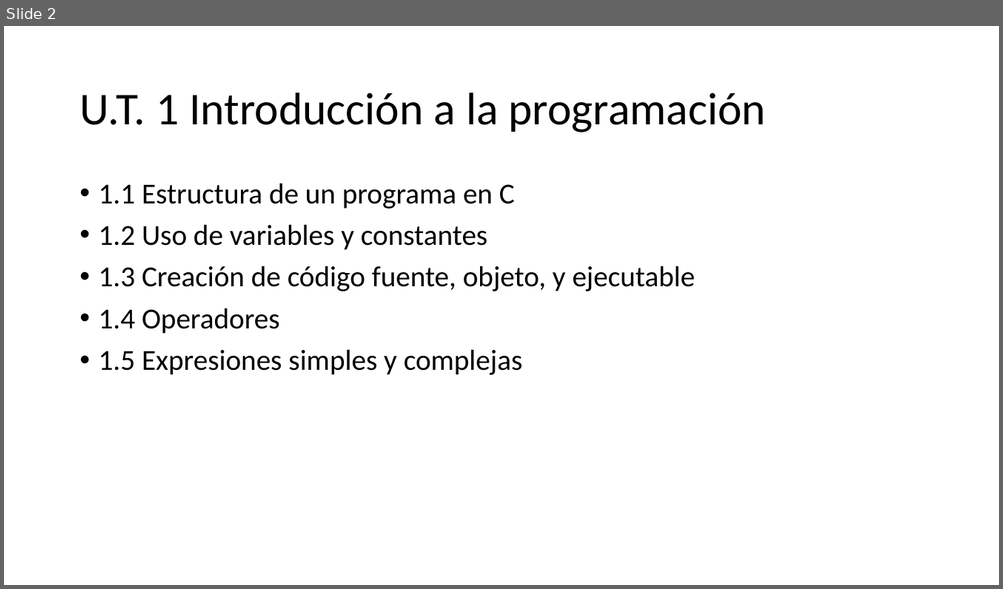
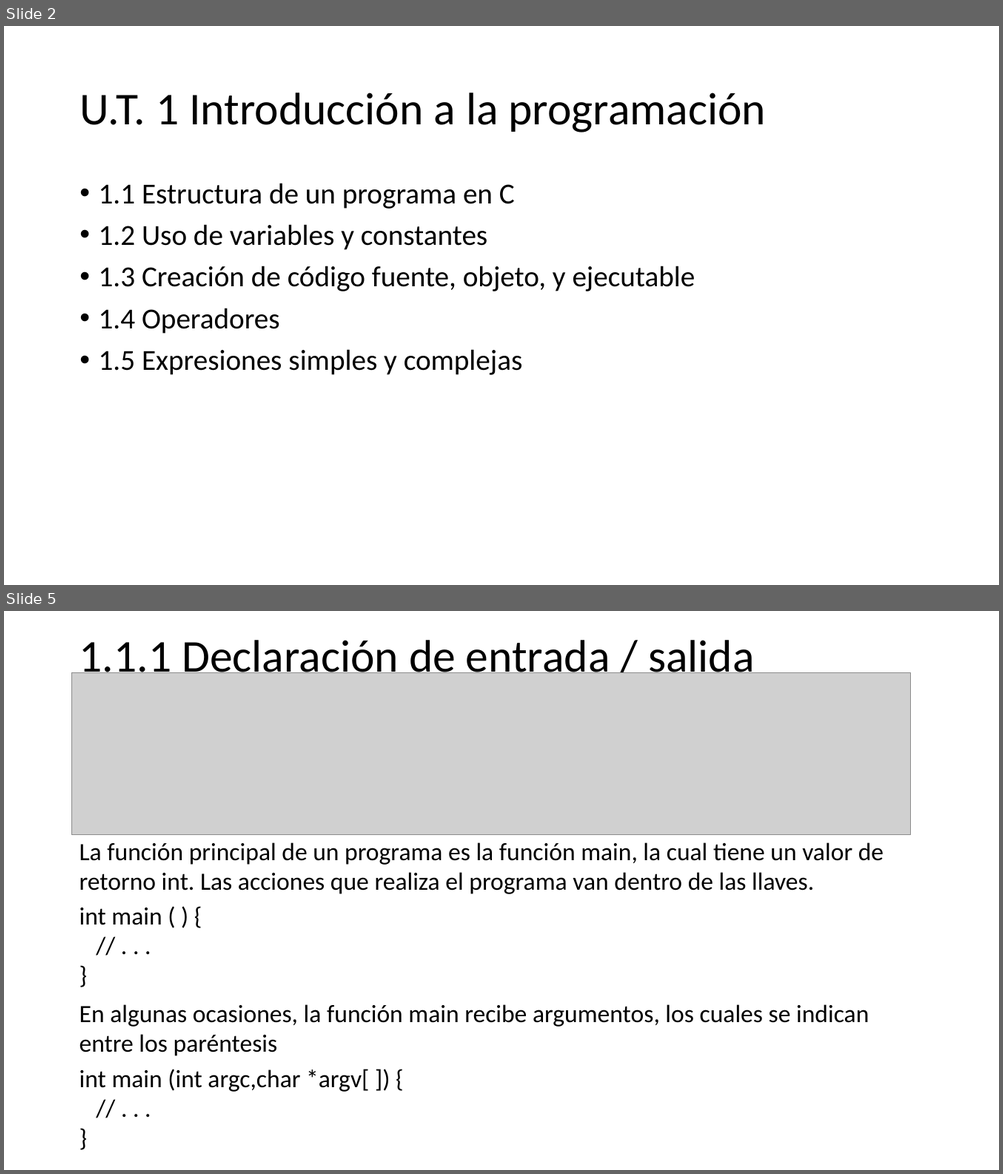
Before and after one commit to programacionestructurada/2021-2, a slide deck: U1_Introduccion_a_la_programacion/U1.pptx. Shown one above the other, each under a label of ours: slide 2 before the commit, slides 2 and 5 after it; the slides between them are not shown. The pictures are 1003x589 and 1003x1174 pixels, drawn with LibreOffice and Linux fonts; fonts in the diff are those of the drawing; grey boxes stand for pictures. Boxes give left, top, right and bottom in pixels: in the first picture for what was removed or moved away, otherwise in the second. Text is boxed around its words. In the diff, an @@ line names an element or a change of style, - is before the commit and + after.

```diff
--- a/U1_Introduccion_a_la_programacion/U1.pptx
+++ b/U1_Introduccion_a_la_programacion/U1.pptx
@@ slide 5 added at <box>4,611,999,1170</box>, background #FFFFFF @@
@@ title added at <box>79,640,754,682</box>, 44 pt, text #000000 @@
+1.1.1 Declaración de entrada / salida
@@ picture added at <box>72,673,910,834</box> @@
@@ text added at <box>79,843,883,894</box>, 24 pt, text #000000 @@
+La función principal de un programa es la función main, la cual tiene un valor de
+retorno int. Las acciones que realiza el programa van dentro de las llaves.
@@ text added at <box>79,908,162,925</box>, 24 pt, text #000000 @@
+int main ( ) {
+// . . .
+}
@@ text added at <box>79,1005,868,1056</box>, 24 pt, text #000000 @@
+En algunas ocasiones, la función main recibe argumentos, los cuales se indican entre los paréntesis
@@ text added at <box>79,1069,369,1092</box>, 24 pt, text #000000 @@
+int main (int argc,char *argv[ ]) {
+// . . .
+}
```
Also in this commit, not shown: 1 slide changed, 8 other slides added, 1 slide removed, 1 other file.
